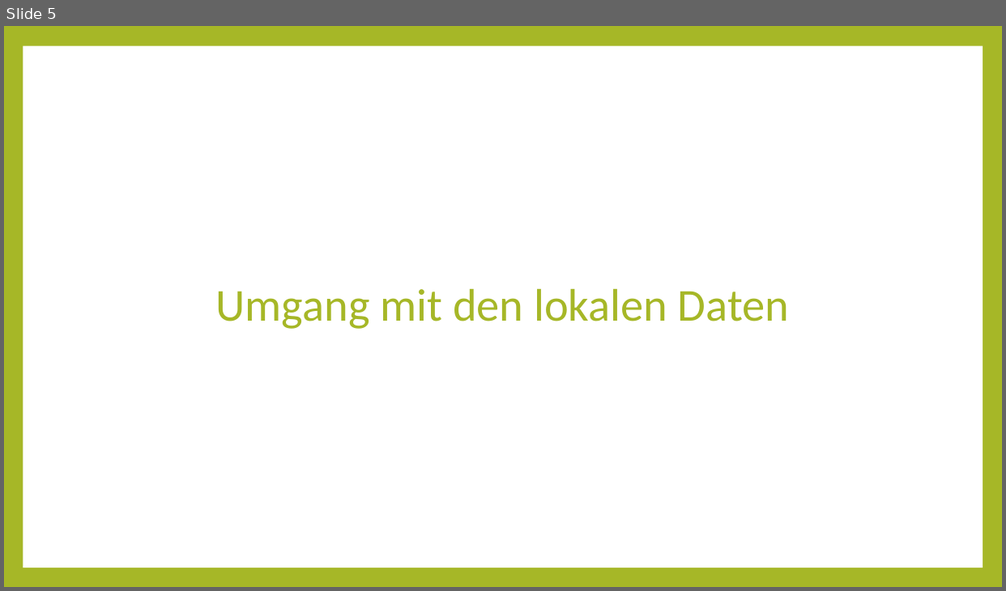
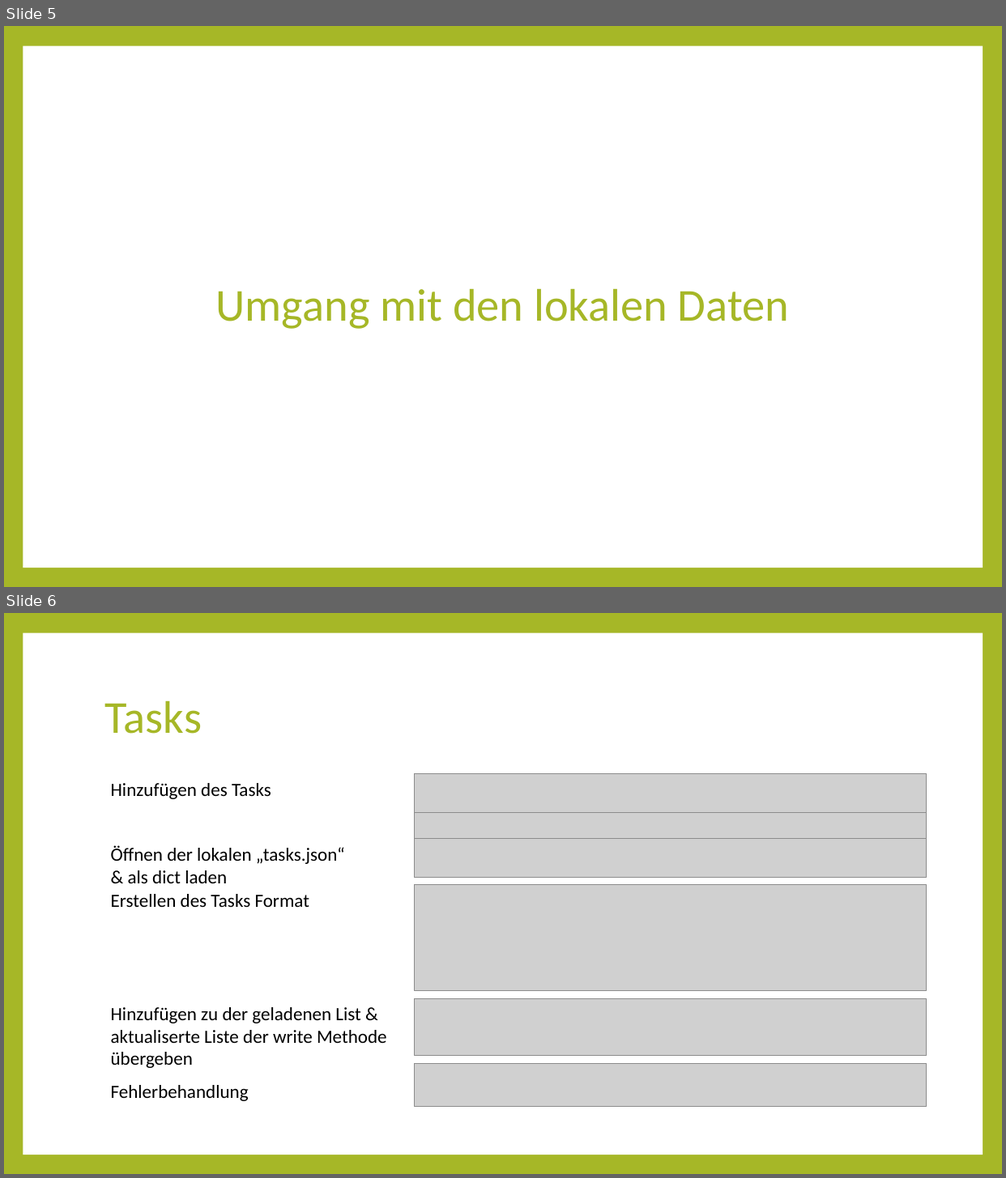
Before and after one commit to errorsHurt/KivyTodoList, a slide deck: dokumentation/Kivy Präsi.pptx. Shown one above the other, each under a label of ours: slide 5 before the commit, slides 5 and 6 after it. The pictures are 1006x591 and 1006x1178 pixels, drawn with LibreOffice and Linux fonts; fonts in the diff are those of the drawing; grey boxes stand for pictures. Boxes give left, top, right and bottom in pixels: in the first picture for what was removed or moved away, otherwise in the second. Text is boxed around its words. In the diff, an @@ line names an element or a change of style, - is before the commit and + after.

```diff
--- a/dokumentation/Kivy Präsi.pptx
+++ b/dokumentation/Kivy Präsi.pptx
@@ slide 6 added at [4,613,1002,1174], background #A6B727; not listed: 1 template element that a slide beside it also shows @@
@@ title added at [105,700,202,734], 44 pt, text #A6B727 @@
+Tasks
@@ picture added at [414,774,927,812] @@
@@ text added at [111,783,271,799], 18 pt, text #000000 @@
+Hinzufügen des Tasks
@@ picture added at [414,812,927,838] @@
@@ text added at [111,845,345,884], 18 pt, text #000000 @@
+Öffnen der lokalen „tasks.json“
+& als dict laden
@@ picture added at [414,839,927,877] @@
@@ text added at [111,894,310,907], 18 pt, text #000000 @@
+Erstellen des Tasks Format
@@ picture added at [414,884,927,991] @@
@@ picture added at [414,999,927,1055] @@
@@ text added at [111,1007,387,1068], 18 pt, text #000000 @@
+Hinzufügen zu der geladenen List & aktualiserte Liste der write Methode übergeben
@@ picture added at [414,1063,927,1106] @@
@@ text added at [111,1085,249,1101], 18 pt, text #000000 @@
+Fehlerbehandlung
```
Also in this commit, not shown: 2 other slides added, 1 slide removed, 1 other file.
